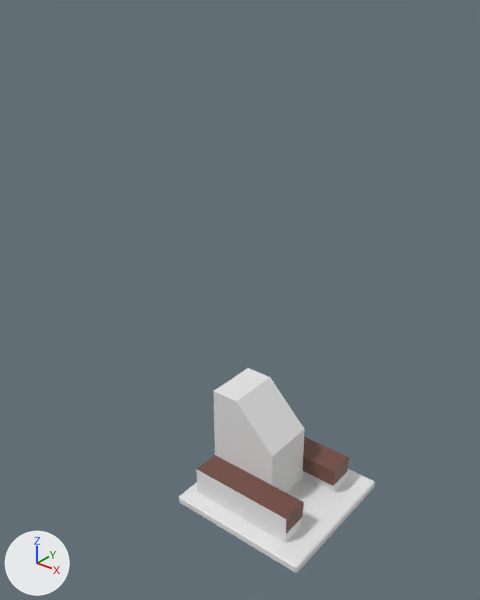
The FBX model static/objects/2x2A.fbx as it was, and as the next commit left it.
Rendered twice from a 50 mm lens placed at (4.15, -6.05, 6.6), pointed at (-0.61, -0.1, 2.91). Lighting does not change. The marker at lower left points along +X, +Y and +Z.

Before the edit, the objects in view are built like this:
```python
me_cube_013 = bpy.data.meshes.new('Cube.013')
me_cube_013.from_pydata(...)  # 60 vertices, 94 faces; spans x -0.65..1.35, y -1.0..1.0, z 0.0..1.58
# faces by material slot: [74, 20]
me_cube_013.materials.append(mat_mat1)  # white #e7e7e7
me_cube_013.materials.append(mat_mat2)  # brown #724b42
ob_2x2a = bpy.data.objects.new('2x2A', me_cube_013)
ob_2x2a.location = (-0.35, 0.0, 0.0)
```
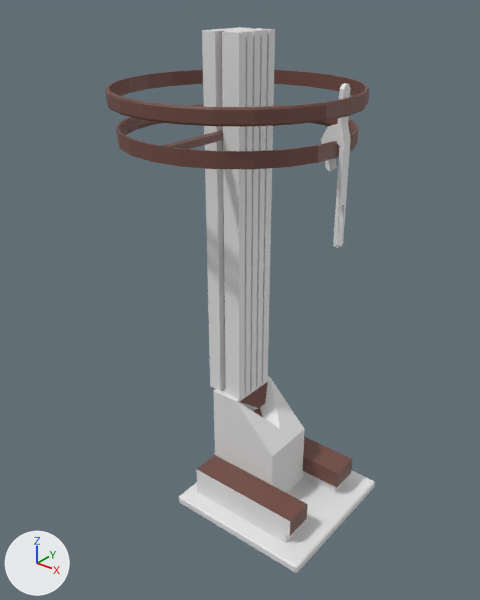
Pixel boxes (x1, y1, x2, y2) of what changed, in the pictures (480 x 600 px):
'2x2A', reshaped (38% wider, 166% taller): before (179, 368, 375, 573); after (105, 27, 375, 573)
'RotatingPillar', added: after (321, 83, 351, 248)
part 1 of me_cube_013, added (brown): after (116, 104, 359, 169)
part 2 of me_cube_013, added (brown): after (105, 70, 369, 127)
part 3 of me_cube_013, built on: before (214, 368, 368, 546); after (202, 27, 368, 546)

The change, as a diff of the scene's bpy script:
```diff
--- a/static/objects/2x2A.fbx.py
+++ b/static/objects/2x2A.fbx.py
@@ me_cube_013 @@
 # used by ob_2x2a; location = (-0.35, 0.0, 0.0)
-me_cube_013.from_pydata(...)  # 60 vertices, 94 faces; spans x -0.65..1.35, y -1.0..1.0, z 0.0..1.58
+me_cube_013.from_pydata(...)  # 463 vertices, 442 faces; spans x -1.84..1.35, y -1.46..1.46, z 0.0..6.09
+# me_cube_013 part 1: a new loose piece of 160 vertices spanning x -1.76..0.99, y -1.37..1.37, z 4.91..5.08, in mat_mat2 (brown #724b42)
+# me_cube_013 part 2: a new loose piece of 144 vertices spanning x -1.84..1.08, y -1.46..1.46, z 5.34..5.51, in mat_mat2 (brown #724b42)
+# me_cube_013 part 3
+# 7 vertices are removed from x 0.5..1.01, y -0.77..0.77, z 0.0..0.5
+# 58 faces are deleted
+# 59 vertices are added at x -0.61..1.07, y -0.77..0.77, z 0.25..1.58
+# 6 new vertices lie (0.0, -0.38, 0.0) away from vertices in x -0.5..0.5, y 0.38, z 0.0..0.98
+# 5 new vertices lie (0.06, 0.0, 0.0) away from vertices in x 1.01, y -0.77..0.77, z 0.25
+# 30 new vertices lie (0.0, 0.0, 4.51) away from vertices in x -0.61..-0.1, y -0.32..0.32, z 1.58
+# 6 new vertices lie (0.1, 0.0, 0.1) away from vertices in x -0.06, y -0.08..0.08, z 1.27
+# 84 new faces join them, mat_mat1 (white #e7e7e7)
+# 20 new faces join them, mat_mat2 (brown #724b42)
 me_cube_013.materials.append(mat_mat1)
@@ me_cube_018 @@
+me_cube_018.from_pydata(...)  # 42 vertices, 29 faces; spans x 1.17..1.45, y -0.07..0.07, z -1.57..0.16
@@ ob_rotatingpillar @@
+ob_rotatingpillar = bpy.data.objects.new('RotatingPillar', me_cube_018)
+ob_rotatingpillar.location = (-0.73, 0.0, 5.48)
```
